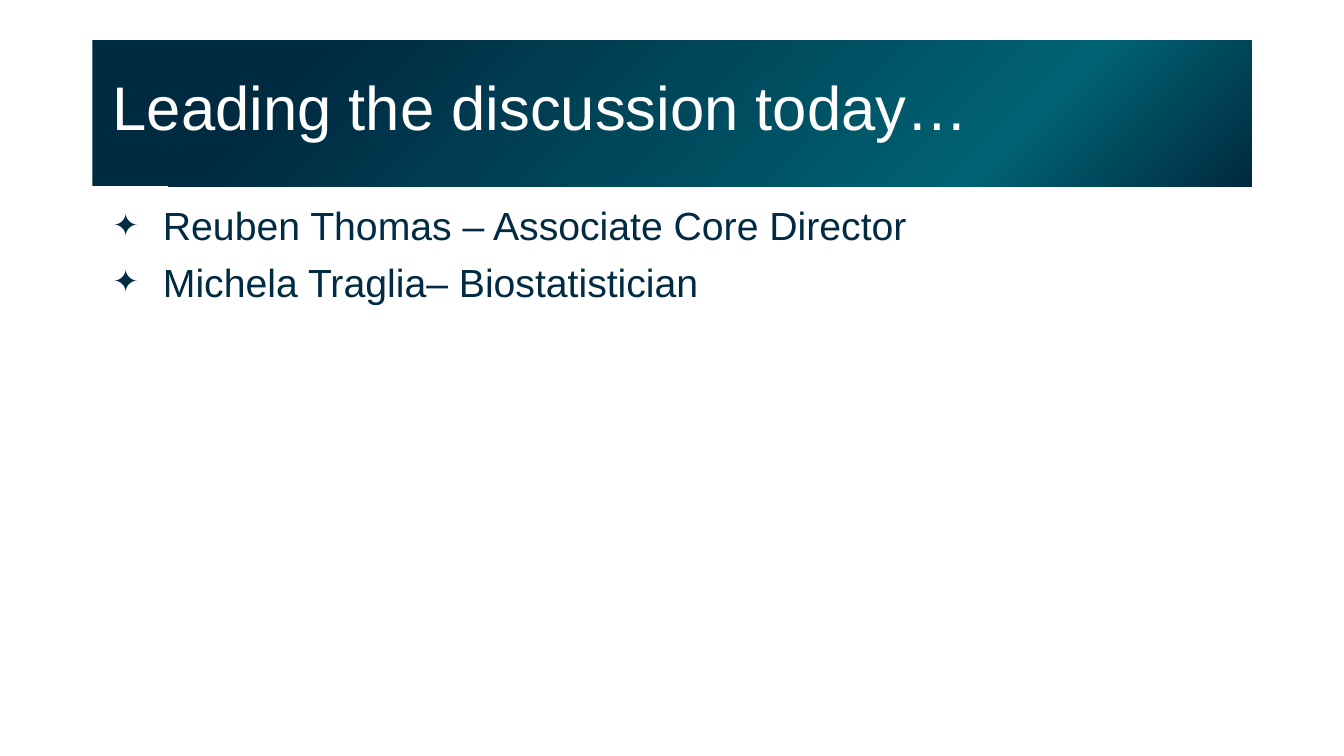
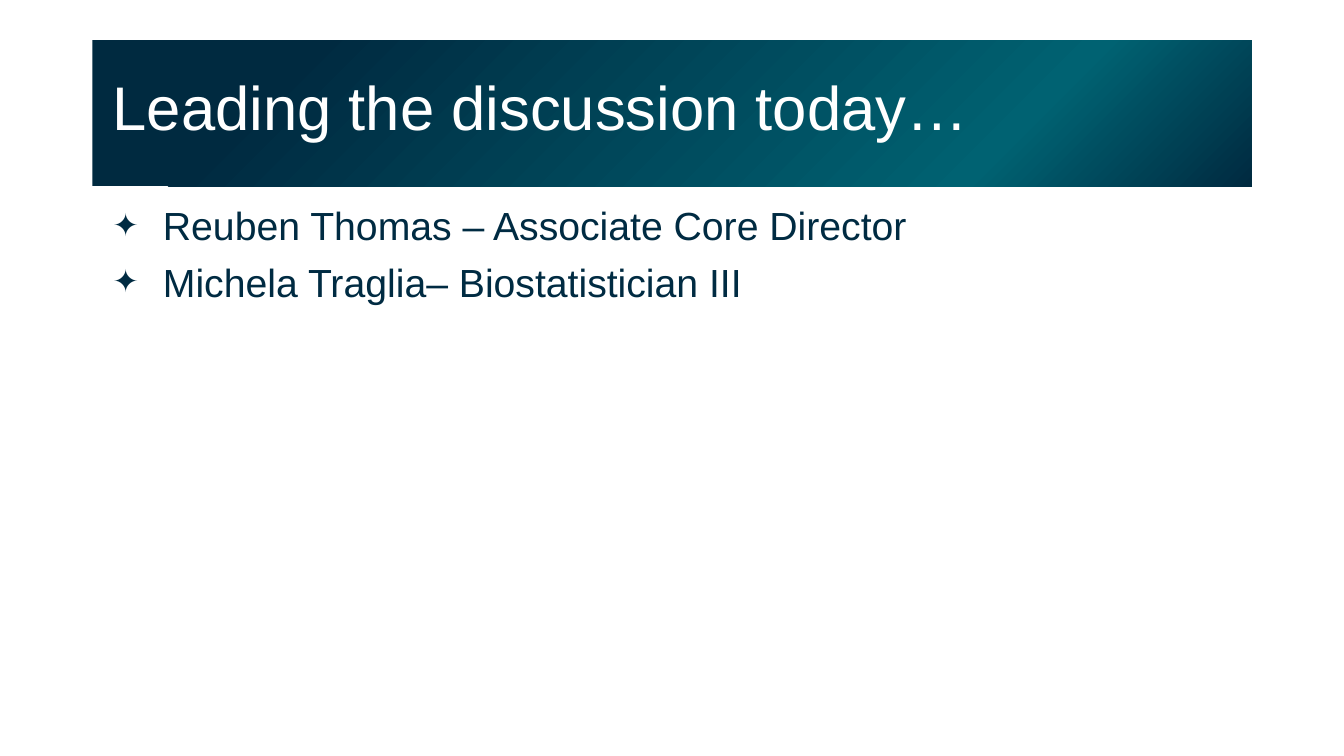
Before and after one commit to gladstone-institutes/Bioinformatics-Workshops, a slide deck: slide 2 of intro-experimental-design-hypothesis-testing/IntroStatsExpDesignHT_011723_day2.pptx. Drawn at 1344x756 pixels with LibreOffice and Linux fonts; fonts in the diff are those of the drawing. Boxes give left, top, right and bottom in pixels: in the first picture for what was removed or moved away, otherwise in the second. Text is boxed around its words. In the diff, an @@ line names an element or a change of style, - is before the commit and + after.

```diff
--- a/intro-experimental-design-hypothesis-testing/IntroStatsExpDesignHT_011723_day2.pptx
+++ b/intro-experimental-design-hypothesis-testing/IntroStatsExpDesignHT_011723_day2.pptx
@@ text at (x1=163, y1=268, x2=742, y2=305): text changed @@
-✦ Michela Traglia– Biostatistician
+✦ Michela Traglia– Biostatistician III
```
Also in this commit, not shown: 10 other slides changed, 18 slides added.
